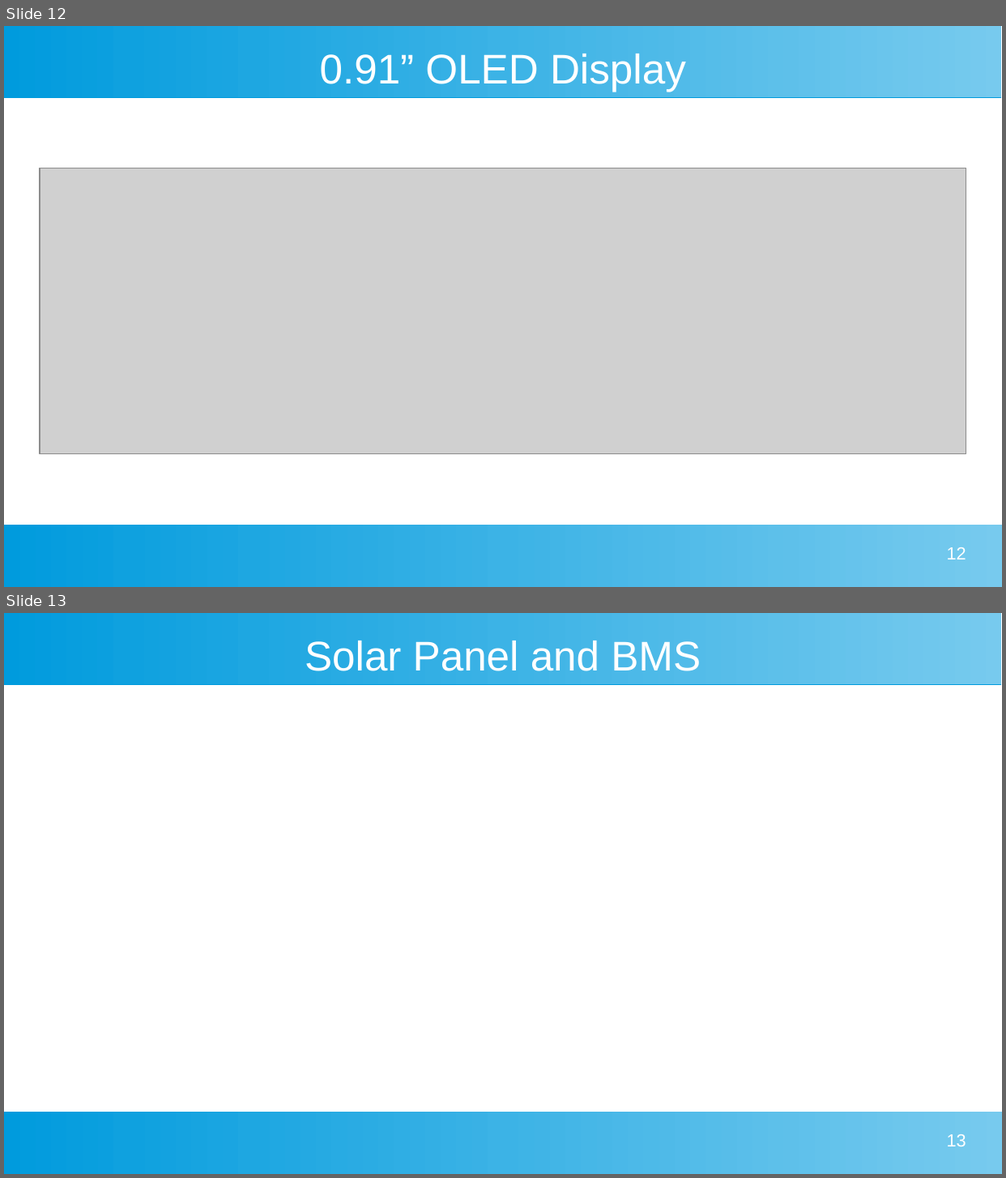
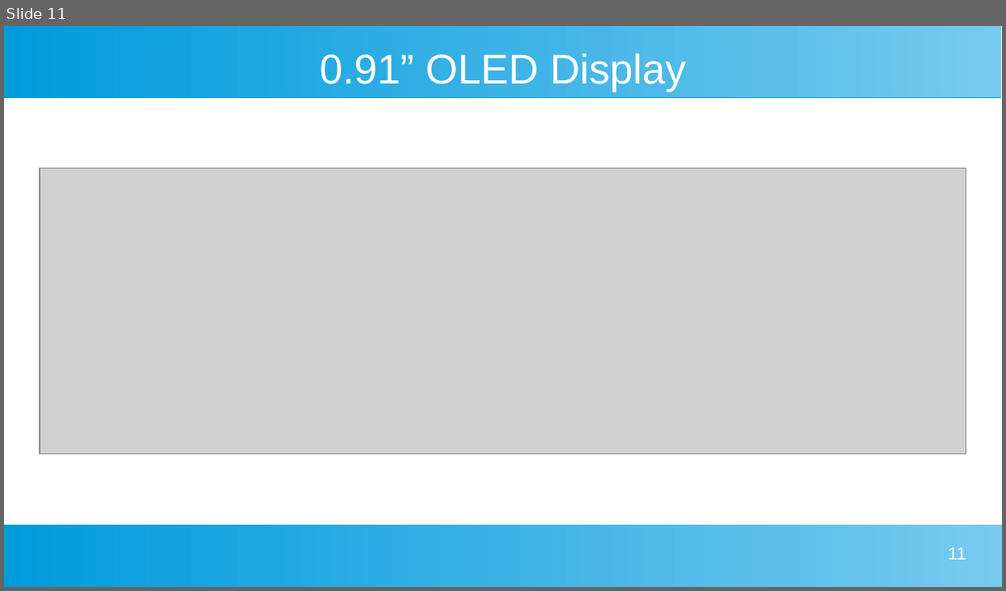
Before and after one commit to buteomont/Delivery-Box-Reporter-LoRa, a slide deck: resources/Presentation/Delivery Box Presentation.odp. Shown one above the other, each under a label of ours: slides 12 and 13 before the commit, slide 11 after it. The pictures are 1006x1178 and 1006x591 pixels, drawn with LibreOffice and Linux fonts; fonts in the diff are those of the drawing; grey boxes stand for pictures. Boxes give left, top, right and bottom in pixels: in the first picture for what was removed or moved away, otherwise in the second. Text is boxed around its words. In the diff, an @@ line names an element or a change of style, - is before the commit and + after.

```diff
--- a/resources/Presentation/Delivery Box Presentation.odp
+++ b/resources/Presentation/Delivery Box Presentation.odp
@@ slide 13 removed at [4, 613, 1002, 1174], background #FFFFFF; not listed: 2 template elements that a slide beside it also shows @@
@@ title removed at [305, 641, 701, 671] @@
-Solar Panel and BMS
@@ page number removed at [947, 1135, 966, 1147] @@
-13
@@ what was slide 12 is now slide 11 @@
@@ page number at [948, 548, 966, 560]: text changed @@
-12
+11
```
Also in this commit, not shown: 7 slides changed, 1 slide added, 58 other files.
